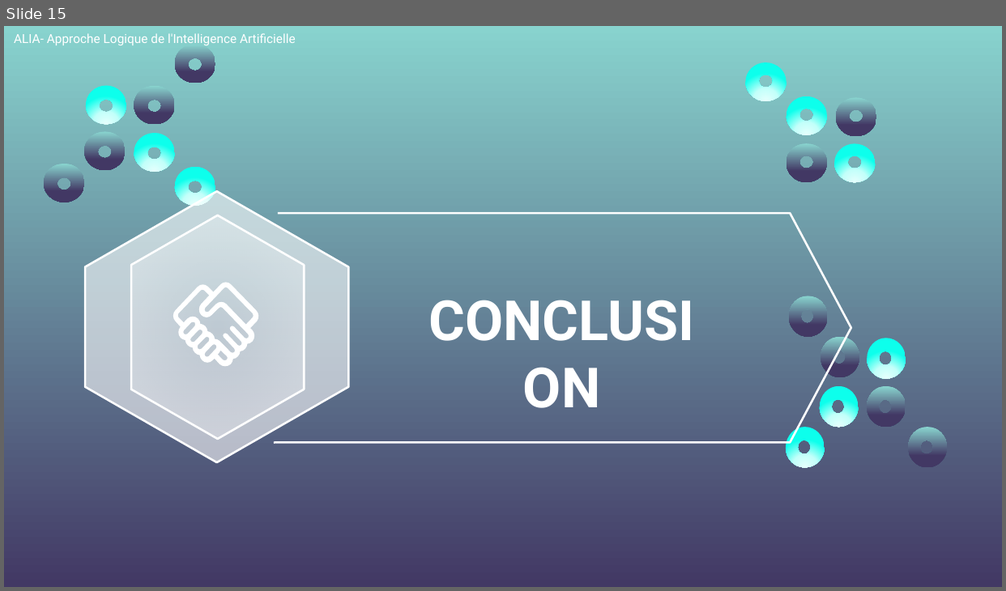
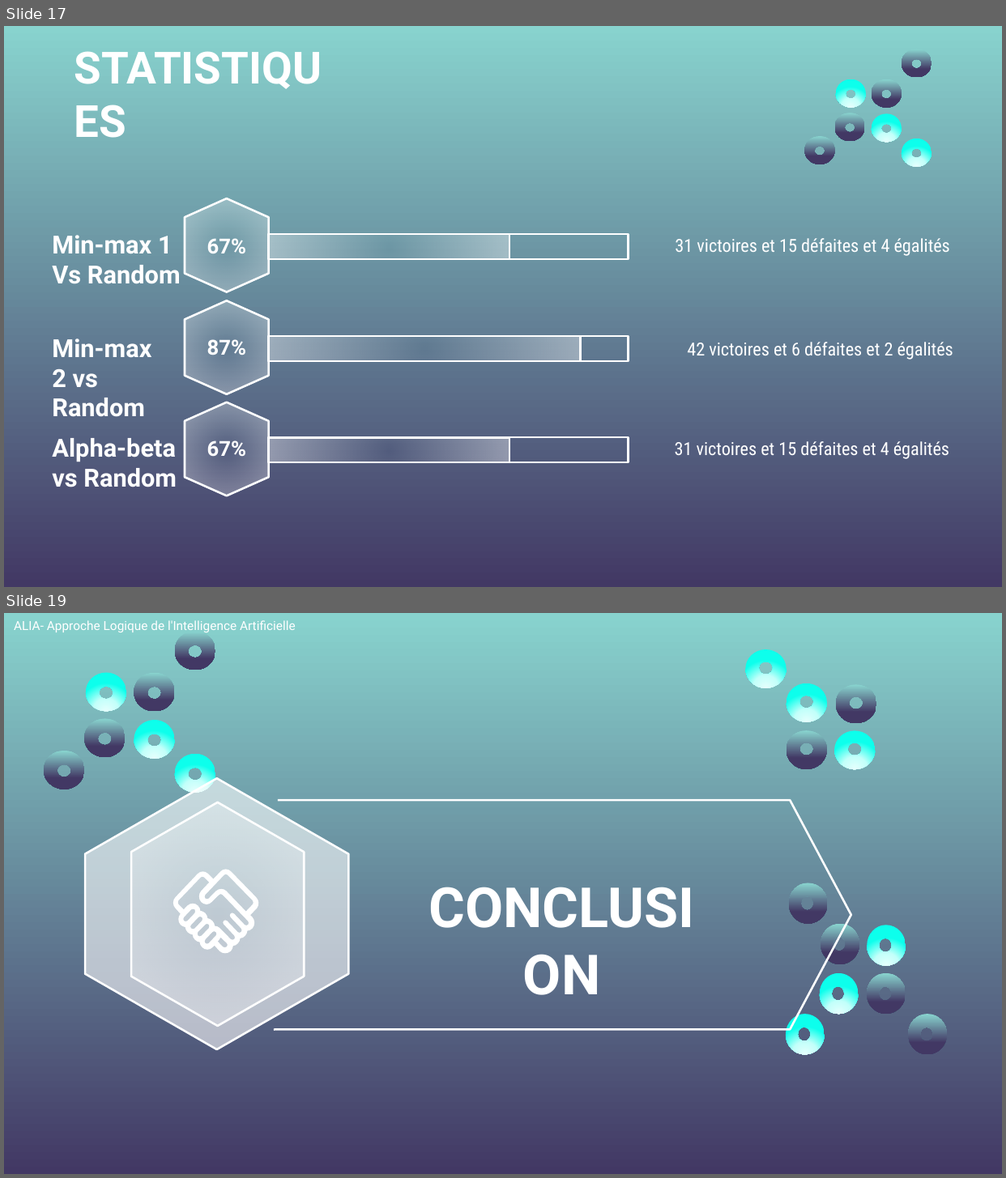
Before and after one commit to mguillevic/Othello, a slide deck: ALIA_Othello.pptx. Shown one above the other, each under a label of ours: slide 15 before the commit, slides 17 and 19 after it; the slides between them are not shown. The pictures are 1006x591 and 1006x1178 pixels, drawn with LibreOffice and Linux fonts; fonts in the diff are those of the drawing; background and template pictures are left out. Boxes give left, top, right and bottom in pixels: in the first picture for what was removed or moved away, otherwise in the second. Text is boxed around its words. In the diff, an @@ line names an element or a change of style, - is before the commit and + after.

```diff
--- a/ALIA_Othello.pptx
+++ b/ALIA_Othello.pptx
@@ slide 17 added at box(4, 26, 1002, 587), background picture (left out) @@
@@ text added at box(65, 73, 343, 113), 32 pt, text #FFFFFF, bold @@
+STATISTIQUES
@@ group added at box(804, 49, 931, 167): 7 freeform shapes @@
@@ group added at box(52, 199, 950, 292): 3 texts, 2 rectangles, 1 flow chart preparation @@
+Min-max 1
+Vs Random
+31 victoires et 15 défaites et 4 égalités
+67%
@@ group added at box(52, 301, 628, 417): 2 rectangles, 2 texts, 1 flow chart preparation @@
+Min-max 2 vs Random
+87%
@@ text added at box(687, 342, 953, 360), 13 pt, text #FFFFFF @@
+42 victoires et 6 défaites et 2 égalités
@@ group added at box(52, 402, 628, 496): 2 rectangles, 2 texts, 1 flow chart preparation @@
+Alpha-beta
+vs Random
+67%
@@ text added at box(675, 442, 949, 459), 13 pt, text #FFFFFF @@
+31 victoires et 15 défaites et 4 égalités
@@ what was slide 15 is now slide 19 @@
```
Also in this commit, not shown: 3 slides changed, 3 other slides added.
